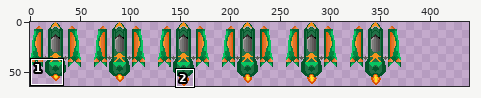
Sprite sheet: SpaceShooter/Assets/Images/SpriteSheets/Player_Ship_3_SpriteSheet.png. Above, an overview of the earlier version with the close-up marked.
Close-up. Before the edit:
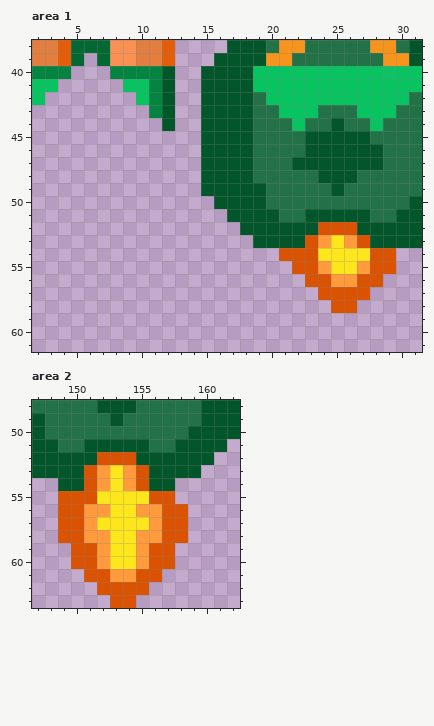
The file is 384x64 pixels. Pixels under 10% opacity are left out. Colours within 5 levels of each other are drawn and written as one. Shown: area 1: x 2..31, y 38..61; area 2: x 147..162, y 48..63. The old version is drawn lined up with the new one. The wide view leaves out empty margins. The commit also changed other parts of the picture, which this record leaves out.
And afterwards:
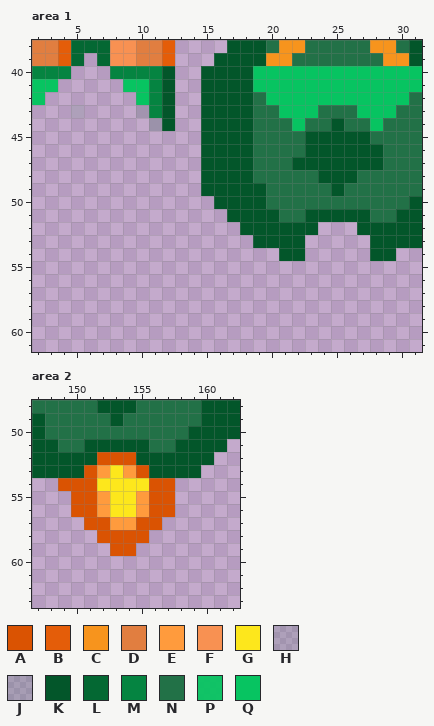
Palette (. is transparent): A #da5302  B #e45d09  C #f7941d  D #e17e40  E #ff9b3d  F #f89152  G #fde71c  H #03562a1d  J #03562a26  K #03562a  L #046833  M #058441  N #227147  P #07c461f2  Q #07c461
Difference:
canvas 384x64 -> 448x64; drawings rearranged on the sheet (the old picture shows each at its new place)
Area 1:
y 40: x 29 P -> Q
y 43: x 5 . -> H; x 10 . -> H
y 44: x 11 . -> J
y 52: x 24..26 AAA -> ...
y 53: x 23..27 AEGEA -> .....
y 54: x 21..29 AAAGGGGAA -> KK.....KK
y 55: x 22..29 AAEGGEAA -> ........
y 56: x 23..28 AAEEAA -> ......
y 57: x 24..27 AAAA -> ....
y 58: x 25..26 AA -> ..
Area 2:
y 54: x 149..150 KK -> AA; x 152 E -> G; x 154..157 EAKK -> GGAA
y 55: x 149 A -> .; x 152 G -> E; x 155 G -> E
y 56: x 149 A -> .; x 151 E -> A; x 156 E -> A; x 158 A -> .
y 57: x 149..158 AAEGGGGEAA -> ..AAEEAA..
y 58: x 149..158 AAEEGGEEAA -> ...AAAA...
y 59: x 150..157 AAEGGEAA -> ...AA...
y 60: x 150..157 AAEGGEAA -> ........
y 61: x 151..156 AAEEAA -> ......
y 62: x 152..155 AAAA -> ....
y 63: x 153..154 AA -> ..
Pixel boxes of the changes (left, top, right, bottom) in both close-ups:
changed: (383, 66, 396, 79)
added: (71, 105, 162, 131)
changed: (279, 222, 396, 313)
changed: (58, 478, 188, 608)
